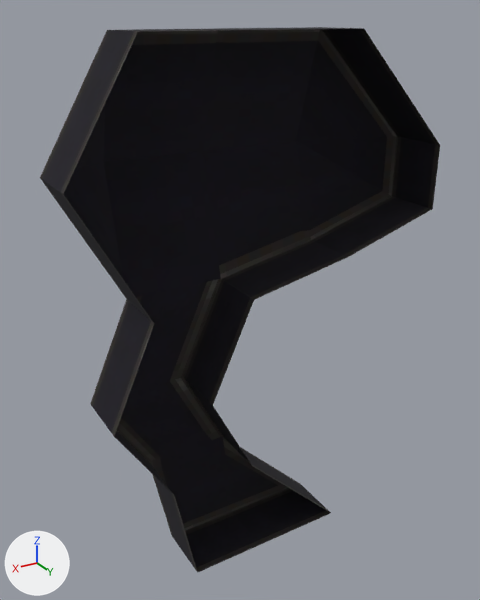
An edit to the glTF model packages/client/public/models/pa-props/urban-jungle/obj_057.glb, drawn before and after from the same camera.
The view is the same before and after, from a 50 mm camera at (0.483, 0.764, 1.104) aimed at (-0.03, -0.09, 0.677). Arrows for +X, +Y and +Z are at lower left; the lights stay in place. The first picture is the older version.

Names of what the first picture shows: 'Conft_obj_057'.
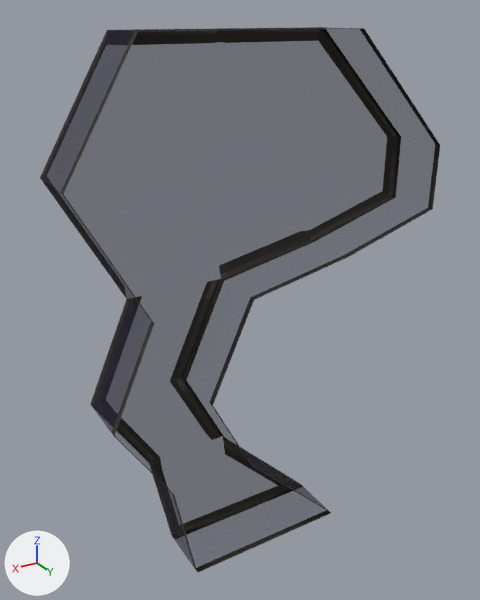
Edits to the bpy script that builds the scene:
```text
Change mat_tex09:
    mat_tex09.texture: img_tex09 -> img_tex09  # not seen -> with its transparency
```

Where the change shows, as pixel boxes [x1, y1, x2, y2] in the pictures (480 x 600 px):
'Conft_obj_057', surface changed (black to grey)
    both: [44, 27, 439, 571]
